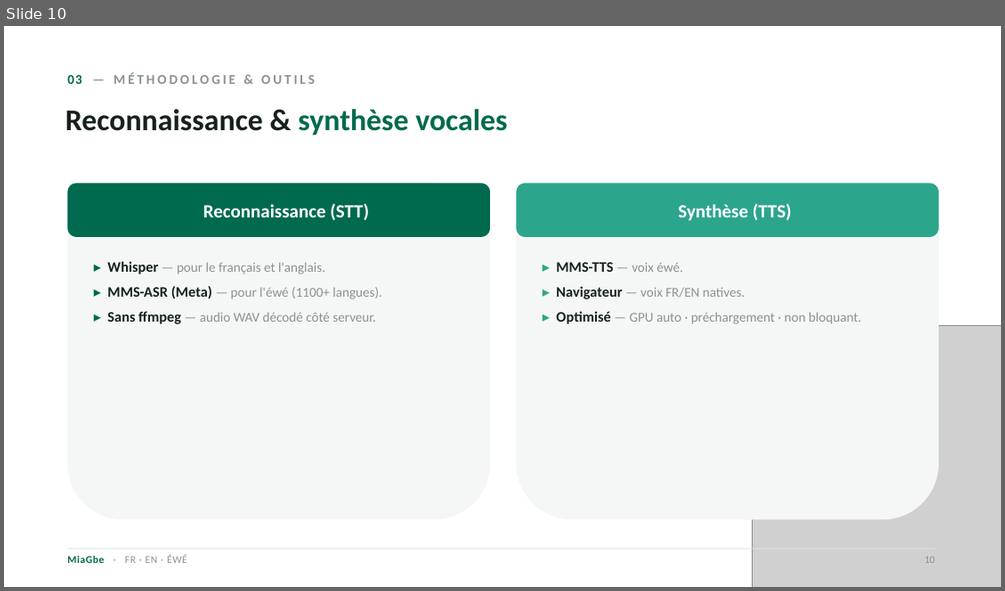
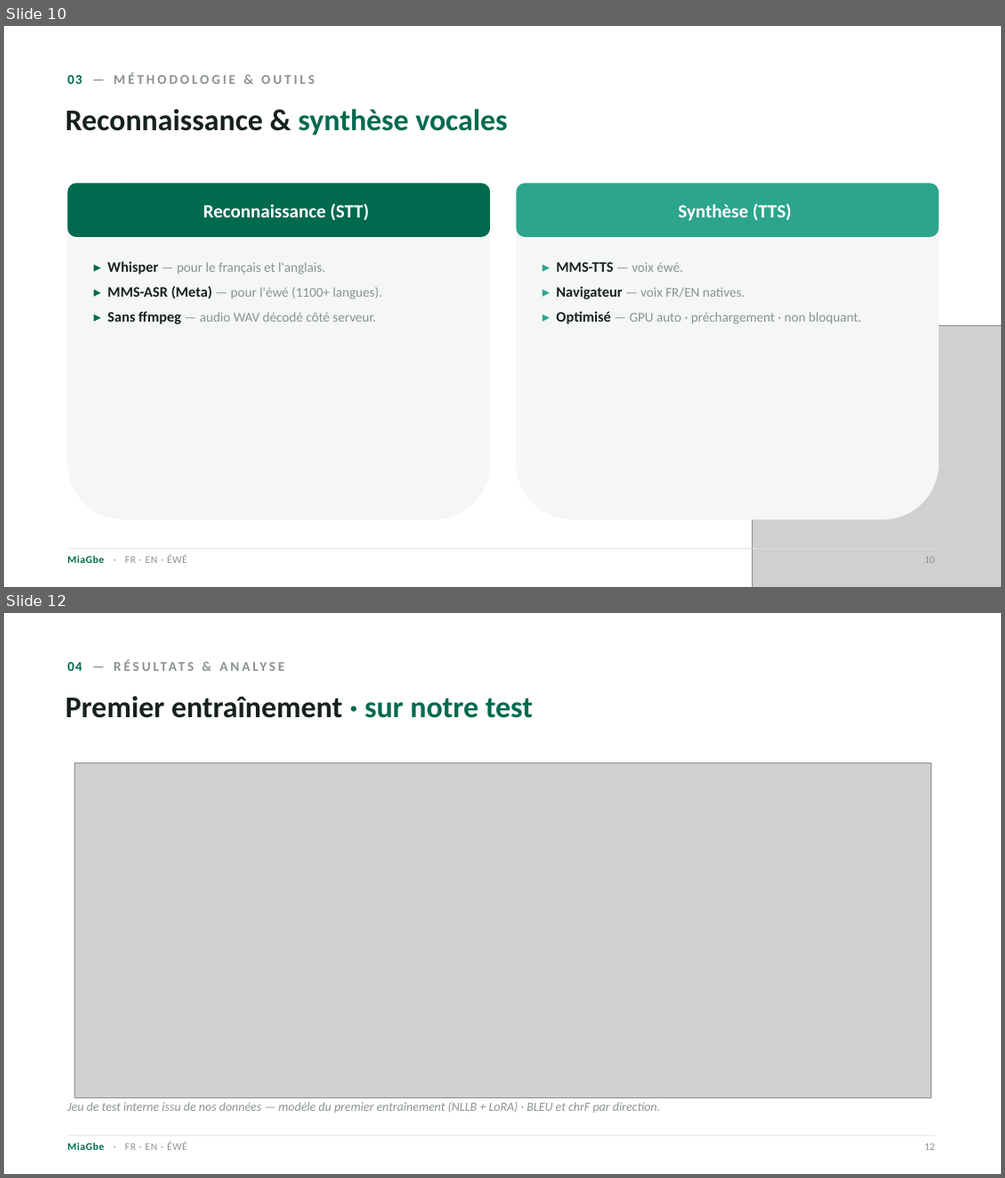
Before and after one commit to richkombate/miagbe_traduction_eng_fr_ewe-, a slide deck: MiaGbe_Presentation_v2.pptx. Shown one above the other, each under a label of ours: slide 10 before the commit, slides 10 and 12 after it; the slides between them are not shown. The pictures are 1005x591 and 1005x1178 pixels, drawn with LibreOffice and Linux fonts; fonts in the diff are those of the drawing; grey boxes stand for pictures. Boxes give left, top, right and bottom in pixels: in the first picture for what was removed or moved away, otherwise in the second. Text is boxed around its words. In the diff, an @@ line names an element or a change of style, - is before the commit and + after.

```diff
--- a/MiaGbe_Presentation_v2.pptx
+++ b/MiaGbe_Presentation_v2.pptx
@@ slide 12 added at (4, 613, 1001, 1174), background #FFFFFF @@
@@ text added at (67, 662, 81, 671), 13 pt, text #8A938F, bold @@
+04 — RÉSULTATS & ANALYSE
@@ text added at (65, 696, 533, 718), 29 pt, text #16211D, bold @@
+Premier entraînement · sur notre test
@@ picture added at (75, 763, 931, 1097) @@
@@ text added at (67, 1102, 660, 1112), 12 pt, text #8A938F, italic @@
+Jeu de test interne issu de nos données — modèle du premier entraînement (NLLB + LoRA) · BLEU et chrF par direction.
@@ rectangle added at (67, 1135, 935, 1135), fill #DDE3DF @@
@@ text added at (67, 1141, 187, 1150), 10 pt, text #8A938F @@
+MiaGbe · FR · EN · ÉWÉ
@@ text added at (924, 1143, 935, 1150), 10 pt, text #8A938F @@
+12
```
Also in this commit, not shown: 6 slides changed, 2 other files.
